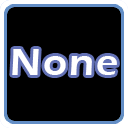
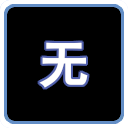
Comparing the layer stacks of the two 128×128 images. Changes:
removed layer "None" over [12, 49, 117, 75]
removed layer "BKG" over [9, 40, 120, 90]
added layer "无" above "背景色" over [39, 42, 88, 88]
added layer "背景色" above "Camada 1" over [9, 7, 121, 114]
